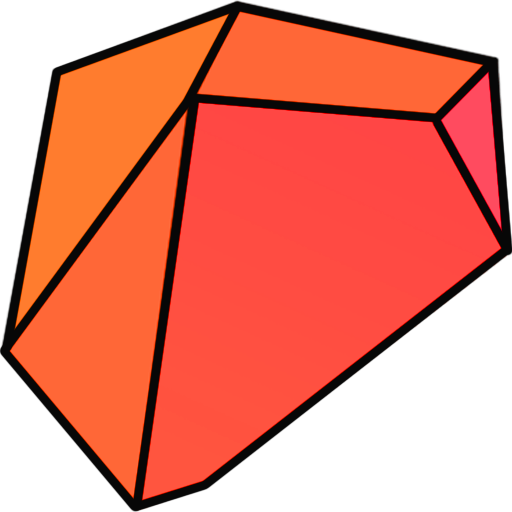
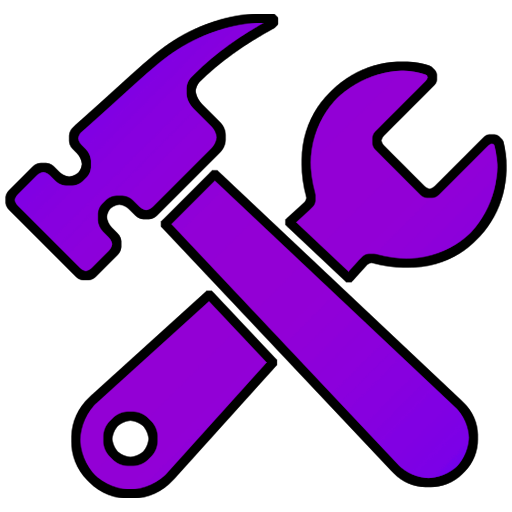
The second 512x512 image is a revision of the first. Changes to its layers:
added group "Workers" with 4 layers above "water" over (x1=5, y1=14, x2=507, y2=498)
added layer "Layer 5" in group "Workers" over (x1=5, y1=14, x2=507, y2=498)
added layer "tool" in group "Workers" over (x1=9, y1=18, x2=503, y2=494)
hid group "copper" (3 layers) over (x1=0, y1=0, x2=512, y2=512)
